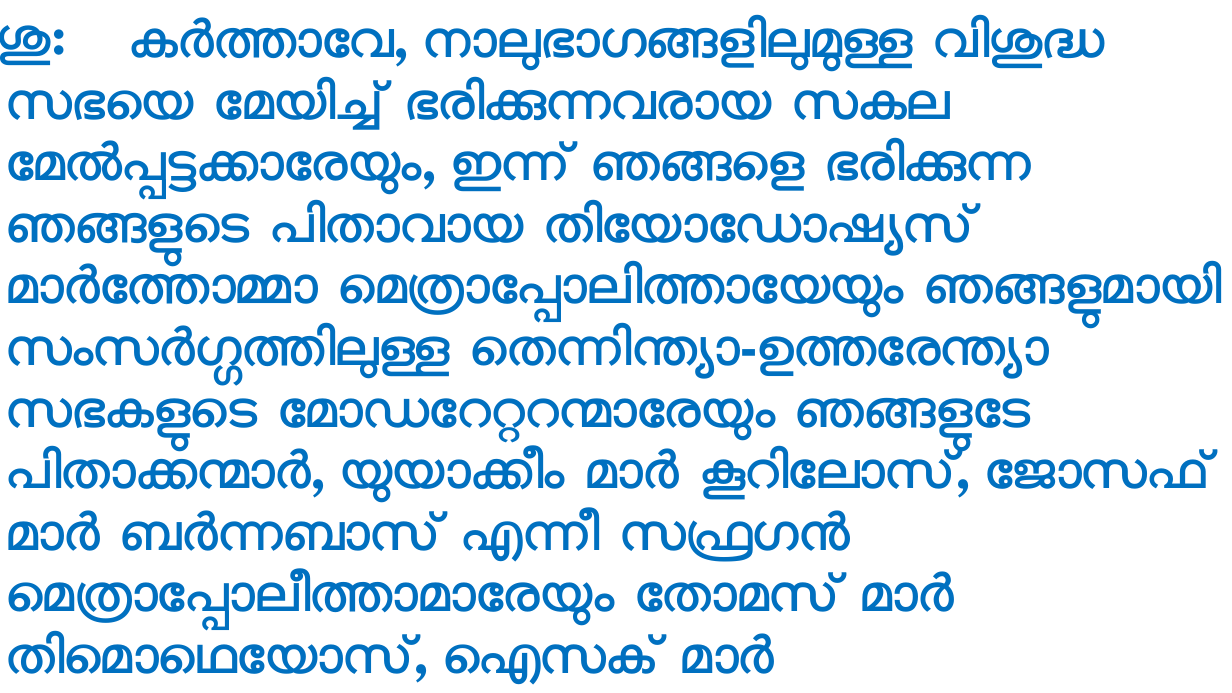
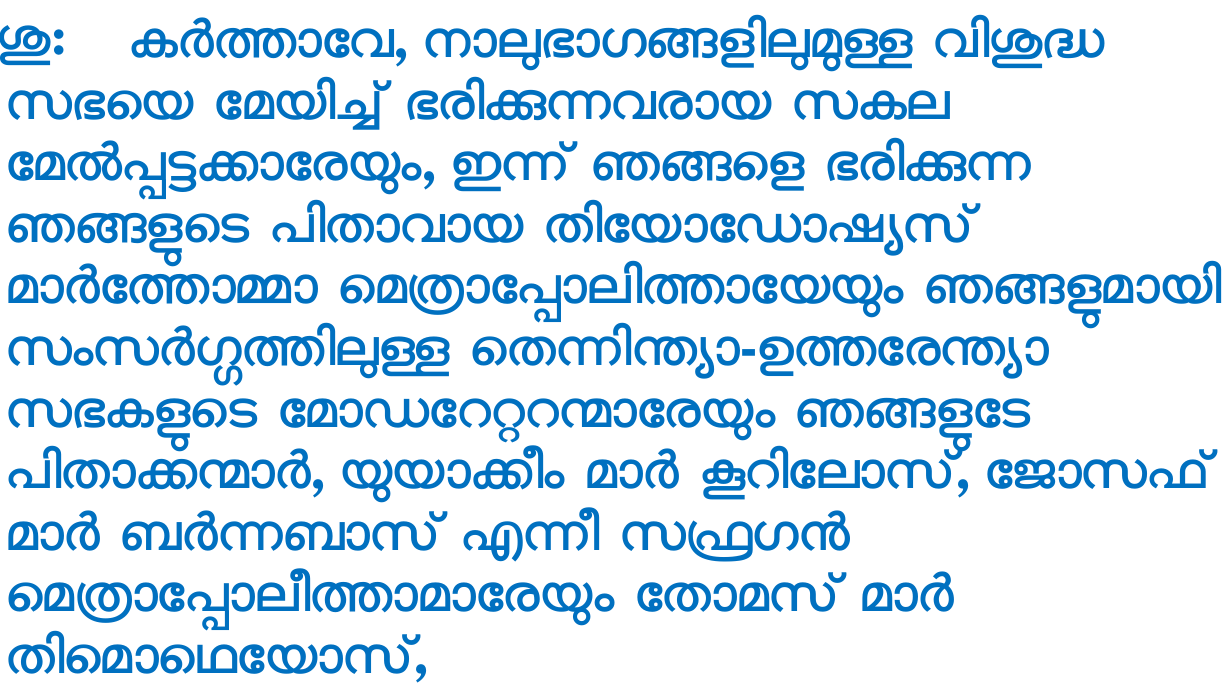
Before and after one commit to gijocode/Church_PPT_Utility, a slide deck: slide 100 of templates/malayalam_service_template.pptx. Drawn at 1232x693 pixels with LibreOffice and Linux fonts; fonts in the diff are those of the drawing. Boxes give left, top, right and bottom in pixels: in the first picture for what was removed or moved away, otherwise in the second. Text is boxed around its words. In the diff, an @@ line names an element or a change of style, - is before the commit and + after.

```diff
--- a/templates/malayalam_service_template.pptx
+++ b/templates/malayalam_service_template.pptx
@@ text at (6, 17, 1222, 683): text changed @@
-കര്‍ത്താവേ, നാലുഭാഗങ്ങളിലുമുള്ള വിശുദ്ധ സഭയെ മേയിച്ച് ഭരിക്കുന്നവരായ സകല മേല്‍പ്പട്ടക്കാരേയും, ഇന്ന് ഞങ്ങളെ ഭരിക്കുന്ന ഞങ്ങളുടെ പിതാവായ തിയോഡോഷ്യസ് മാര്‍ത്തോമ്മാ മെത്രാപ്പോലിത്തായേയും ഞങ്ങളുമായി സംസര്‍ഗ്ഗത്തിലുള്ള തെന്നിന്ത്യാ-ഉത്തരേന്ത്യാ സഭകളുടെ മോഡറേറ്ററന്മാരേയും ഞങ്ങളുടേ പിതാക്കന്മാര്‍, യുയാക്കീം മാര്‍ കൂറിലോസ്, ജോസഫ് മാര്‍ ബര്‍ന്നബാസ് എന്നീ സഫ്രഗൻ മെത്രാപ്പോലീത്താമാരേയും തോമസ് മാര്‍ തിമൊഥെയോസ്, ഐസക് മാര്‍
+കര്‍ത്താവേ, നാലുഭാഗങ്ങളിലുമുള്ള വിശുദ്ധ സഭയെ മേയിച്ച് ഭരിക്കുന്നവരായ സകല മേല്‍പ്പട്ടക്കാരേയും, ഇന്ന് ഞങ്ങളെ ഭരിക്കുന്ന ഞങ്ങളുടെ പിതാവായ തിയോഡോഷ്യസ് മാര്‍ത്തോമ്മാ മെത്രാപ്പോലിത്തായേയും ഞങ്ങളുമായി സംസര്‍ഗ്ഗത്തിലുള്ള തെന്നിന്ത്യാ-ഉത്തരേന്ത്യാ സഭകളുടെ മോഡറേറ്ററന്മാരേയും ഞങ്ങളുടേ പിതാക്കന്മാര്‍, യുയാക്കീം മാര്‍ കൂറിലോസ്, ജോസഫ് മാര്‍ ബര്‍ന്നബാസ് എന്നീ സഫ്രഗൻ മെത്രാപ്പോലീത്താമാരേയും തോമസ് മാര്‍ തിമൊഥെയോസ്,
```
Also in this commit, not shown: 17 other slides changed, 1 slide added, 1 slide removed, 1 other file.
